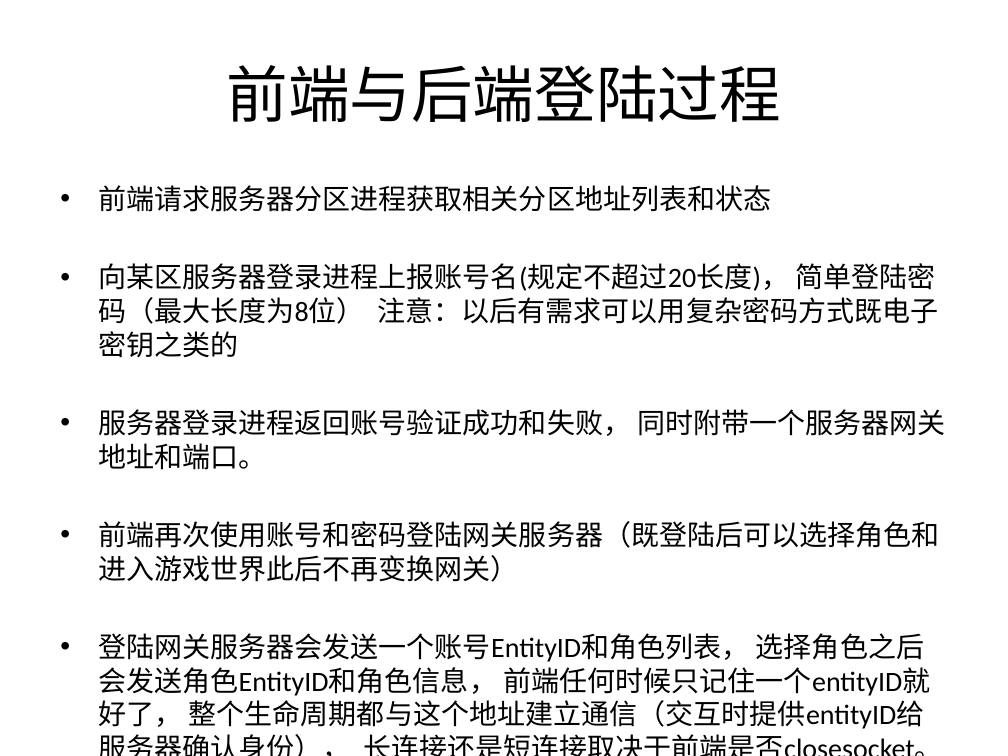
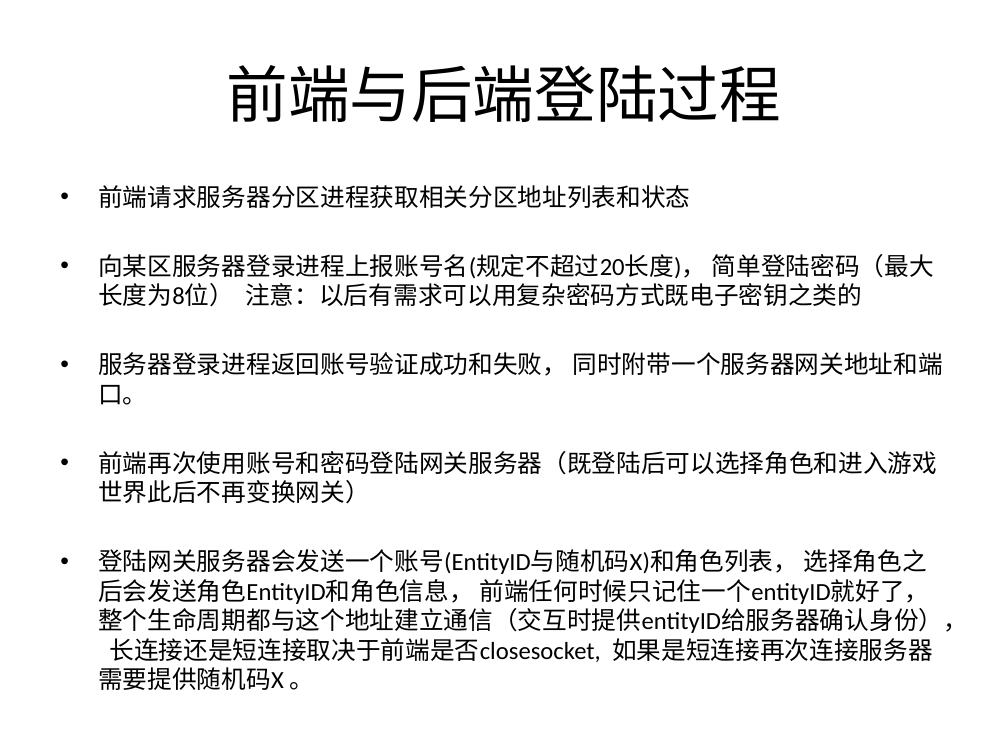
Before and after one commit to kbengine/kbengine, a slide deck: slide 3 of kbe/doc/server_overview.pptx. Drawn at 1008x756 pixels with LibreOffice and Linux fonts; fonts in the diff are those of the drawing. Boxes give left, top, right and bottom in pixels: in the first picture for what was removed or moved away, otherwise in the second. Text is boxed around its words. In the diff, an @@ line names an element or a change of style, - is before the commit and + after.

```diff
--- a/kbe/doc/server_overview.pptx
+++ b/kbe/doc/server_overview.pptx
@@ text at box(98, 185, 943, 504): size 20 to 17.6 pt in "前端请求服务器分区进程获取相关分区地址列表和状态", "向某区服务器登录进程上报账号名(规定不超过20长度)， 简单登陆密码（最大长度为8位） 注意：以后有需求可以用复杂密码方 ...", "服务器登录进程返回账号验证成功和失败， 同时附带一个服务器网关地址和端口。", "前端再次使用账号和密码登陆网关服务器（既登陆后可以选择角色和进入游戏世界此后不再变换网关）" @@
@@ text at box(98, 549, 968, 690): text changed; size 20 to 17.6 pt @@
-• 登陆网关服务器会发送一个账号EntityID和角色列表， 选择角色之后会发送角色EntityID和角色信息， 前端任何时候只记住一个entityID就好了， 整个生命周期都与这个地址建立通信（交互时提供entityID给服务器确认身份）， 长连接还是短连接取决于前端是否closesocket。
+• 登陆网关服务器会发送一个账号(EntityID与随机码X)和角色列表， 选择角色之后会发送角色EntityID和角色信息， 前端任何时候只记住一个entityID就好了， 整个生命周期都与这个地址建立通信（交互时提供entityID给服务器确认身份）， 长连接还是短连接取决于前端是否closesocket, 如果是短连接再次连接服务器需要提供随机码X 。
```
Also in this commit, not shown: 1 other slide changed, 3 slides added, 1 slide removed.
